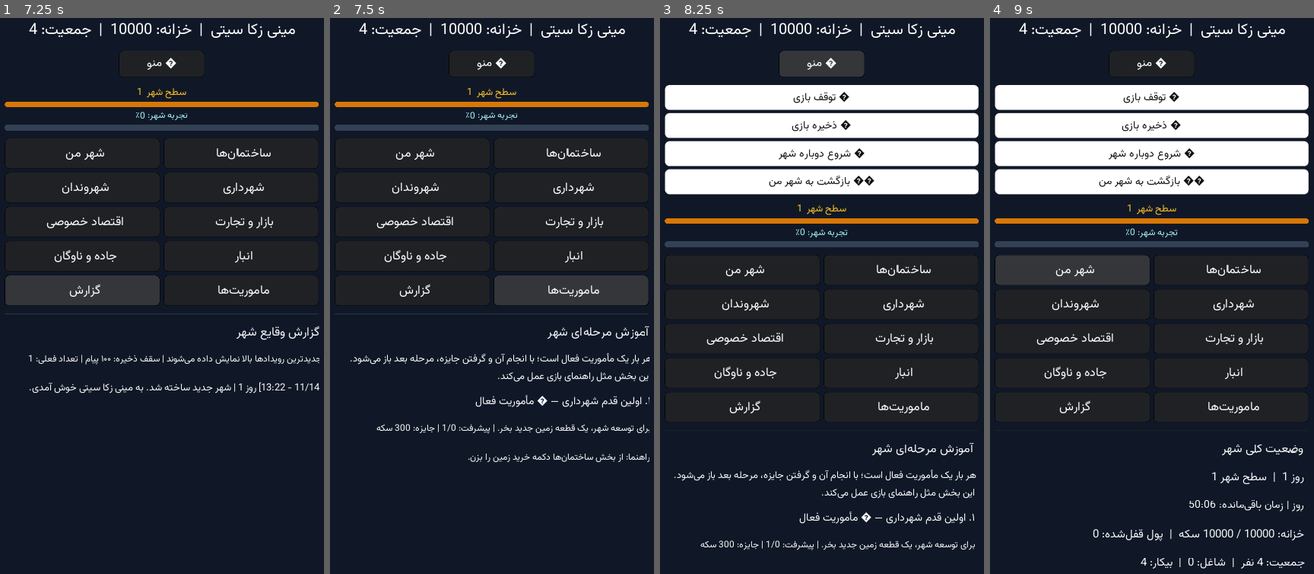
Above: before the commit, frames 1-4 (left to right).
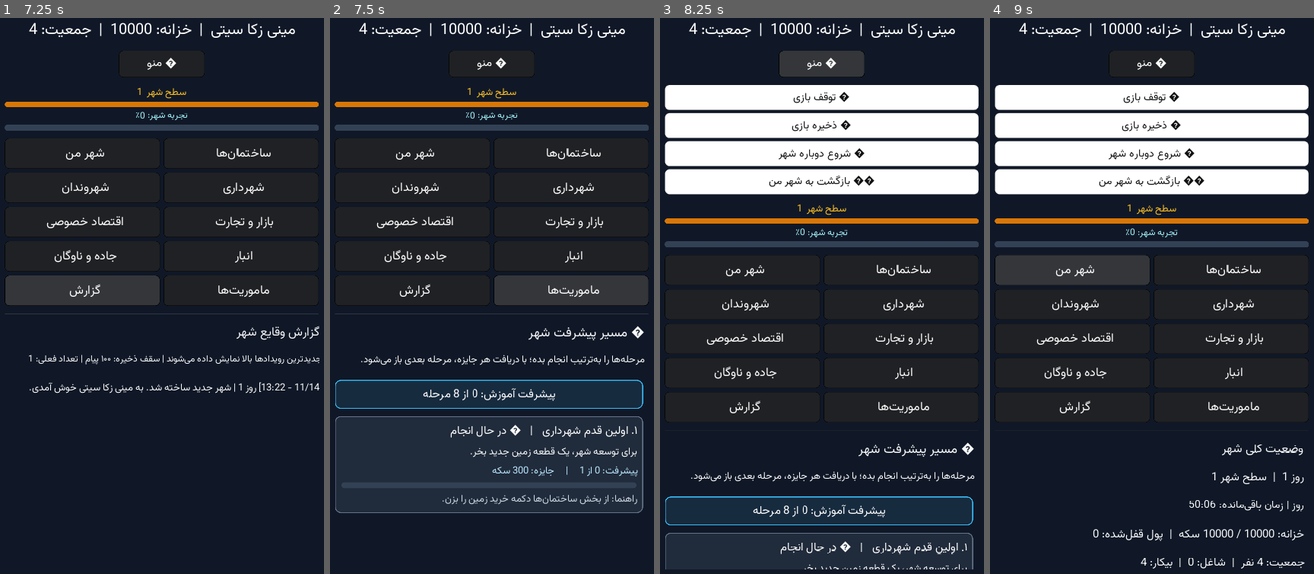
Above: after the commit, the same moments.

Repository: zekainstabot/mini-zeka-city
Game: Godot game, scene res://Main.tscn
The game is run twice, just before and just after one commit, with the same random seed, the same clock (stepped at 60 frames per second) and the same inputs.
Inputs:
- Up to frame 1 (7.25 s): click "ﻦﻣ ﺮﻬﺷ" at 0.5 s; click "ﺎﻫ‌ﻥﺎﻤﺘﺧﺎﺳ" at 1.25 s; click "ﻥﺍﺪﻧﻭﺮﻬﺷ" at 2 s; click "ﯼﺭﺍﺩﺮﻬﺷ" at 2.75 s; click "ﯽﺻﻮﺼﺧ ﺩﺎﺼﺘﻗﺍ" at 3.5 s; click "ﺕﺭﺎﺠﺗ ﻭ ﺭﺍﺯﺎﺑ" at 4.25 s; click "ﻥﺎﮔﻭﺎﻧ ﻭ ﻩﺩﺎﺟ" at 5 s; click "ﺭﺎﺒﻧﺍ" at 5.75 s; click "ﺵﺭﺍﺰﮔ" at 6.5 s
- Up to frame 2 (7.5 s): click "ﺎﻫ‌ﺖﯾﺭﻮﻣﺎﻣ" at 7.25 s
- Up to frame 3 (8.25 s): click "ﻮﻨﻣ ☰" at 8 s
- Up to frame 4 (9 s): click "ﻦﻣ ﺮﻬﺷ" at 8.75 s

Frame 1 is identical in both runs. In frame 2, 5.3% of the frame differs, in the area x 1-99%, y 55-90%; in frame 3, 3.2%; in frame 4, less than 0.1%.

Commit message:
Improve missions cards and prevent text overflow

Diff:
--- a/scripts/Main.gd
+++ b/scripts/Main.gd
@@ -944,30 +944,138 @@
 					var time_text = "%02d/%02d - %02d:%02d" % [int(stamp.get("day", 1)), int(stamp.get("month", 1)), int(stamp.get("hour", 0)), int(stamp.get("minute", 0))]
 					_add_label("[%s] روز %d | %s" % [time_text, int(event.get("day", 1)), str(event.get("message", ""))], 17)
 		"missions":
-			_add_label("آموزش مرحله‌ای شهر", 22)
-			_add_label("این بخش مثل راهنمای بازی عمل می‌کند. هر بار یک مأموریت فعال است؛ با انجام آن و گرفتن جایزه، مرحله بعد باز می‌شود.", 16)
+			var mission_list = game.get_missions()
+			var total_missions = game.MISSION_DEFINITIONS.size()
+			var claimed_count = 0
+			var active_count = 0
+			for saved_mission in mission_list:
+				if bool(saved_mission.get("claimed", false)):
+					claimed_count += 1
+				if bool(saved_mission.get("unlocked", false)) and not bool(saved_mission.get("claimed", false)):
+					active_count += 1
+			_add_label("🎯 مسیر پیشرفت شهر", 23)
+			_add_label("مرحله‌ها را به‌ترتیب انجام بده؛ با دریافت هر جایزه، مرحله بعدی باز می‌شود.", 16)
+			var summary_panel = PanelContainer.new()
+			var summary_style = StyleBoxFlat.new()
+			summary_style.bg_color = Color("#172b3f")
+			summary_style.border_color = Color("#38bdf8")
+			summary_style.set_border_width_all(2)
+			summary_style.set_corner_radius_all(12)
+			summary_style.content_margin_left = 14
+			summary_style.content_margin_right = 14
+			summary_style.content_margin_top = 10
+			summary_style.content_margin_bottom = 10
+			summary_panel.add_stylebox_override("panel", summary_style)
+			summary_panel.size_flags_horizontal = Control.SIZE_EXPAND_FILL
+			content.add_child(summary_panel)
+			var summary_label = Label.new()
+			summary_label.text = PersianText.reshaper("پیشرفت آموزش: %d از %d مرحله" % [claimed_count, total_missions])
+			summary_label.align = Label.ALIGN_CENTER
+			summary_label.autowrap = true
+			summary_label.size_flags_horizontal = Control.SIZE_EXPAND_FILL
+			_apply_font(summary_label, 19)
+			summary_label.add_color_override("font_color", Color("#ffffff"))
+			summary_panel.add_child(summary_label)
 			var visible_missions = 0
-			for mission_index in range(game.get_missions().size()):
-				var mission = game.get_missions()[mission_index]
+			for mission_index in range(mission_list.size()):
+				var mission = mission_list[mission_index]
 				if not bool(mission.get("unlocked", false)):
 					continue
 				var definition = {}
 				for item in game.MISSION_DEFINITIONS:
-					if str(item.id) == str(mission.get("id","")):
+					if str(item.id) == str(mission.get("id", "")):
 						definition = item
 						break
 				if definition.empty():
 					continue
 				visible_missions += 1
-				var status = ("✓ انجام و دریافت شد" if bool(mission.get("claimed",false)) else ("🎁 کامل شد؛ جایزه آماده دریافت است" if bool(mission.get("completed",false)) else "● مأموریت فعال"))
-				_add_label("%s — %s" % [definition.title,status],18)
-				_add_label("%s | پیشرفت: %d/%d | جایزه: %d سکه" % [definition.description,int(mission.get("progress",0)),int(definition.goal),int(definition.reward)],15)
-				if not bool(mission.get("completed",false)):
-					_add_label("راهنما: "+str(definition.get("hint","هدف را از بخش‌های شهر دنبال کن.")),15)
-				if bool(mission.get("completed",false)) and not bool(mission.get("claimed",false)):
-					_add_button("دریافت جایزه و باز کردن مرحله بعد: "+str(definition.reward), self, "claim_mission", [mission_index])
+				var is_claimed = bool(mission.get("claimed", false))
+				var is_completed = bool(mission.get("completed", false))
+				var card = PanelContainer.new()
+				card.size_flags_horizontal = Control.SIZE_EXPAND_FILL
+				var card_style = StyleBoxFlat.new()
+				card_style.bg_color = Color("#173b32") if is_claimed else (Color("#493719") if is_completed else Color("#202b3b"))
+				card_style.border_color = Color("#4ade80") if is_claimed else (Color("#fbbf24") if is_completed else Color("#64748b"))
+				card_style.set_border_width_all(2)
+				card_style.set_corner_radius_all(12)
+				card_style.content_margin_left = 0
+				card_style.content_margin_right = 0
+				card_style.content_margin_top = 0
+				card_style.content_margin_bottom = 0
+				card.add_stylebox_override("panel", card_style)
+				content.add_child(card)
+				var card_margin = MarginContainer.new()
+				card_margin.add_constant_override("margin_left", 14)
+				card_margin.add_constant_override("margin_right", 14)
+				card_margin.add_constant_override("margin_top", 12)
+				card_margin.add_constant_override("margin_bottom", 12)
+				card.add_child(card_margin)
+				var card_body = VBoxContainer.new()
+				card_body.add_constant_override("separation", 7)
+				card_body.size_flags_horizontal = Control.SIZE_EXPAND_FILL
+				card_margin.add_child(card_body)
+				var status_text = "✓ جایزه دریافت شده" if is_claimed else ("🎁 جایزه آماده دریافت" if is_completed else "● در حال انجام")
+				var title_label = Label.new()
+				title_label.text = PersianText.reshaper(str(definition.title) + "   |   " + status_text)
+				title_label.align = Label.ALIGN_RIGHT
+				title_label.autowrap = true
+				title_label.size_flags_horizontal = Control.SIZE_EXPAND_FILL
+				_apply_font(title_label, 19)
+				title_label.add_color_override("font_color", Color("#86efac") if is_claimed else (Color("#fde68a") if is_completed else Color("#ffffff")))
+				card_body.add_child(title_label)
+				var description_label = Label.new()
+				description_label.text = PersianText.reshaper(str(definition.description))
+				description_label.align = Label.ALIGN_RIGHT
+				description_label.autowrap = true
+				description_label.size_flags_horizontal = Control.SIZE_EXPAND_FILL
+				_apply_font(description_label, 17)
+				description_label.add_color_override("font_color", Color("#f8fafc"))
+				card_body.add_child(description_label)
+				var current_progress = int(mission.get("progress", 0))
+				var target_progress = max(1, int(definition.goal))
+				var progress_label = Label.new()
+				progress_label.text = PersianText.reshaper("پیشرفت: %d از %d     |     جایزه: %d سکه" % [current_progress, target_progress, int(definition.reward)])
+				progress_label.align = Label.ALIGN_RIGHT
+				progress_label.autowrap = true
+				progress_label.size_flags_horizontal = Control.SIZE_EXPAND_FILL
+				_apply_font(progress_label, 16)
+				progress_label.add_color_override("font_color", Color("#bae6fd"))
+				card_body.add_child(progress_label)
+				var mission_progress = ProgressBar.new()
+				mission_progress.min_value = 0
+				mission_progress.max_value = target_progress
+				mission_progress.value = min(current_progress, target_progress)
+				mission_progress.percent_visible = false
+				mission_progress.rect_min_size = Vector2(0, 12)
+				var mission_fill = StyleBoxFlat.new()
+				mission_fill.bg_color = Color("#22c55e") if is_completed else Color("#38bdf8")
+				mission_fill.set_corner_radius_all(6)
+				mission_progress.add_stylebox_override("fg", mission_fill)
+				var mission_bg = StyleBoxFlat.new()
+				mission_bg.bg_color = Color("#334155")
+				mission_bg.set_corner_radius_all(6)
+				mission_progress.add_stylebox_override("bg", mission_bg)
+				card_body.add_child(mission_progress)
+				if not is_claimed:
+					var hint_label = Label.new()
+					hint_label.text = PersianText.reshaper("راهنما: " + str(definition.get("hint", "از بخش‌های شهر هدف را دنبال کن.")))
+					hint_label.align = Label.ALIGN_RIGHT
+					hint_label.autowrap = true
+					hint_label.size_flags_horizontal = Control.SIZE_EXPAND_FILL
+					_apply_font(hint_label, 16)
+					hint_label.add_color_override("font_color", Color("#cbd5e1"))
+					card_body.add_child(hint_label)
+				if is_completed and not is_claimed:
+					var claim_button = Button.new()
+					claim_button.text = PersianText.reshaper("🎁 دریافت جایزه و باز کردن مرحله بعد")
+					claim_button.rect_min_size = Vector2(0, 58 if get_viewport_rect().size.x < 900 else 50)
+					claim_button.size_flags_horizontal = Control.SIZE_EXPAND_FILL
+					_apply_font(claim_button, 18)
+					_style_button(claim_button, false)
+					claim_button.connect("pressed", self, "claim_mission", [mission_index])
+					card_body.add_child(claim_button)
 			if visible_missions == 0:
-				_add_label("آموزش هنوز شروع نشده است؛ بازی را ادامه بده.",16)
+				_add_label("آموزش هنوز شروع نشده است؛ بازی را ادامه بده.", 17)
 		_:
 			_add_label("بخش پیدا نشد.")
 	# Extra scrollable safe area so the last controls/text stay above Android browser navigation bars.
